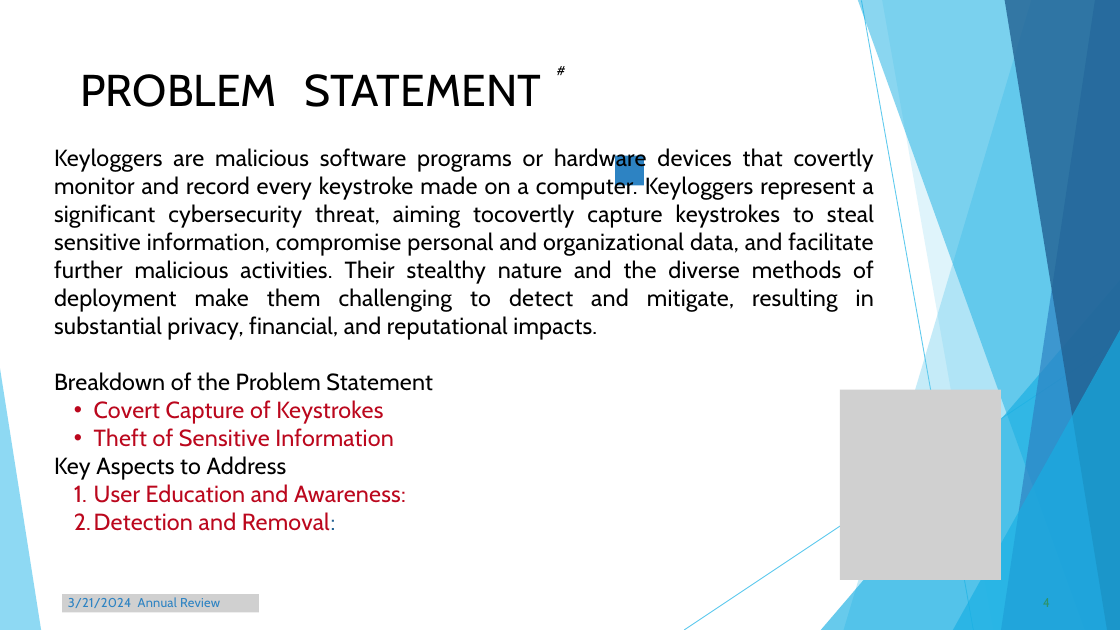
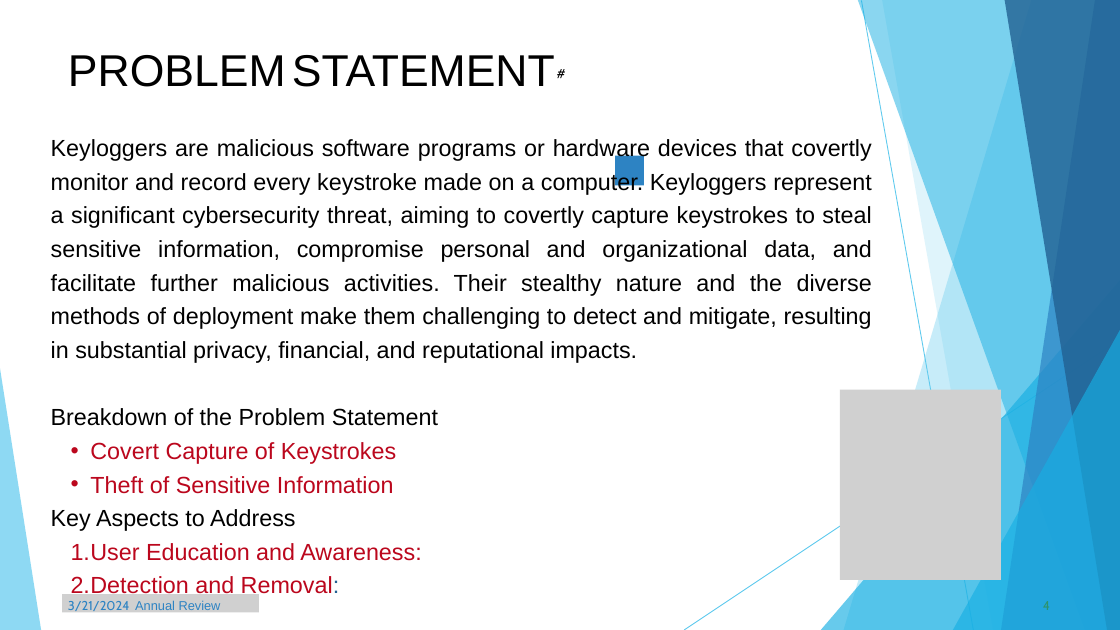
Before and after one commit to aishu-v1717/keylogger, a slide deck: slide 4 of AISH PROJECTs.pptx.pptx. Drawn at 1120x630 pixels with LibreOffice and Linux fonts; fonts in the diff are those of the drawing; grey boxes stand for pictures. Boxes give left, top, right and bottom in pixels: in the first picture for what was removed or moved away, otherwise in the second. Text is boxed around its words. In the diff, an @@ line names an element or a change of style, - is before the commit and + after.

```diff
--- a/AISH PROJECTs.pptx.pptx
+++ b/AISH PROJECTs.pptx.pptx
@@ freeform shape at box(843, 0, 1120, 630): fill #5FCAEE at 36% opacity to #5FCAEE at 35% opacity @@
@@ text "PROBLEM STATEMENT": place and size @@
-text "PROBLEM STATEMENT" at box(80, 74, 541, 107)
+text "PROBLEM STATEMENT" at box(68, 55, 555, 87)
@@ text "PROBLEM STATEMENT" at box(68, 55, 555, 87): font Cabin to Arial, letter spacing 0.2 to 0 pt; line spacing 68.7pt to 1.2 @@
@@ text "#" at box(557, 62, 563, 93): letter spacing 0.1 to 0 pt; line spacing 19.8pt to 1.2 @@
@@ text at box(51, 139, 872, 363): text changed; font Cabin to Arial @@
-Keyloggers are malicious software programs or hardware devices that covertly monitor and record every keystroke made on a computer. Keyloggers represent a significant cybersecurity threat, aiming tocovertly capture keystrokes to steal sensitive information, compromise personal and organizational data, and facilitate further malicious activities. Their stealthy nature and the diverse methods of deployment make them challenging to detect and mitigate, resulting in substantial privacy, financial, and reputational impacts.
+Keyloggers are malicious software programs or hardware devices that covertly monitor and record every keystroke made on a computer. Keyloggers represent a significant cybersecurity threat, aiming to covertly capture keystrokes to steal sensitive information, compromise personal and organizational data, and facilitate further malicious activities. Their stealthy nature and the diverse methods of deployment make them challenging to detect and mitigate, resulting in substantial privacy, financial, and reputational impacts.
@@ text "Keyloggers are malicious software programs ...": place and size @@
-text "Keyloggers are malicious software programs ..." at box(54, 148, 874, 531)
+text "Keyloggers are malicious software programs ..." at box(51, 139, 872, 599)
@@ text at box(51, 408, 438, 599): font Cabin to Arial, letter spacing 0.3 to 0 pt in "Breakdown of the Problem Statement", "Covert Capture of Keystrokes", "Theft of Sensitive Information", "Key Aspects to Address" and 2 more places; line spacing 36pt to 1.2 @@
@@ text "3/21/2024 Annual Review" at box(68, 600, 221, 614): font Cabin to Arial in "Annual Review"; letter spacing 0.3 to 0 pt; line spacing 19.8pt to 1.2 @@
@@ text "4" at box(1043, 601, 1050, 610): letter spacing 0.1 to 0 pt; line spacing 19.8pt to 1.2 @@
```
Also in this commit, not shown: 16 other slides changed.
